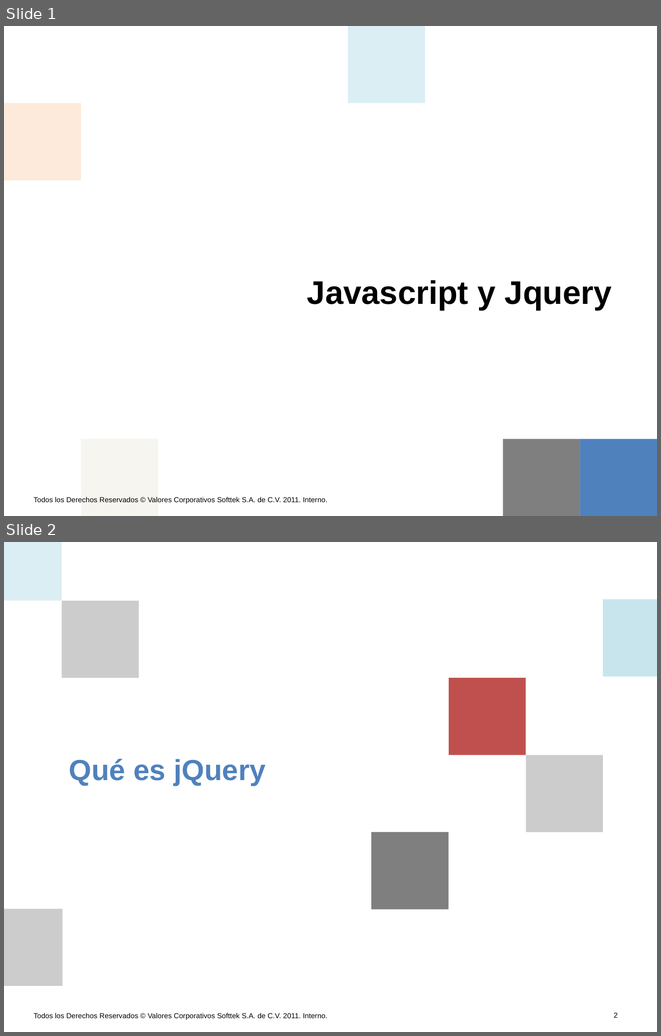
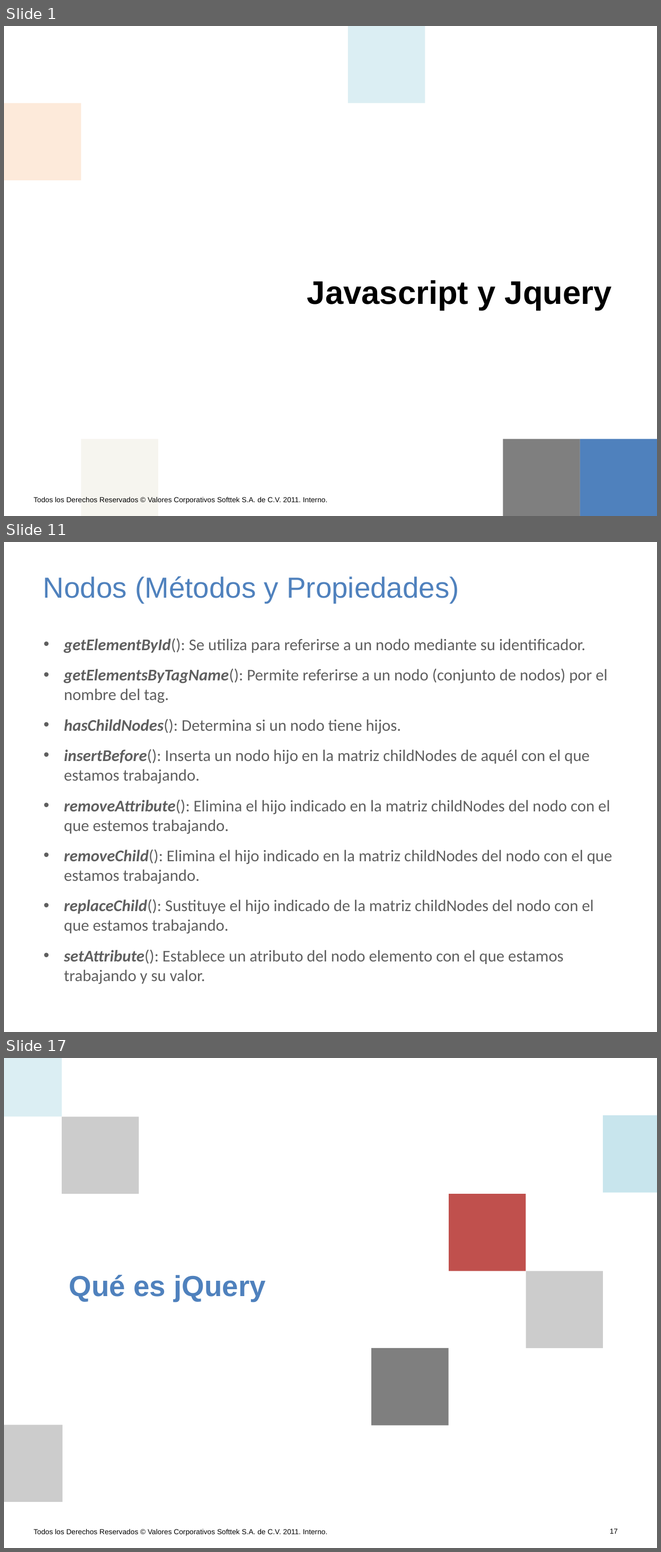
Before and after one commit to AlanNoboa/STKJavascriptJquery, a slide deck: Javascript y JQuery.pptx. Shown one above the other, each under a label of ours: slides 1 and 2 before the commit, slides 1, 11 and 17 after it; the slides between them are not shown. The pictures are 661x1036 and 661x1552 pixels, drawn with LibreOffice and Linux fonts; fonts in the diff are those of the drawing; background and template pictures are left out. Boxes give left, top, right and bottom in pixels: in the first picture for what was removed or moved away, otherwise in the second. Text is boxed around its words. In the diff, an @@ line names an element or a change of style, - is before the commit and + after.

Commit message:
PPT

```diff
--- a/Javascript y JQuery.pptx
+++ b/Javascript y JQuery.pptx
@@ slide 11 added at bbox=[4, 542, 657, 1032], background #FFFFFF @@
@@ title added at bbox=[43, 576, 459, 602], 32 pt, text #4F81BD @@
+Nodos (Métodos y Propiedades)
@@ text added at bbox=[64, 638, 612, 984], 18 pt, text #5F5F5F @@
+• getElementById(): Se utiliza para referirse a un nodo mediante su identificador.
+• getElementsByTagName(): Permite referirse a un nodo (conjunto de nodos) por el nombre del tag.
+• hasChildNodes(): Determina si un nodo tiene hijos.
+• insertBefore(): Inserta un nodo hijo en la matriz childNodes de aquél con el que estamos trabajando.
+• removeAttribute(): Elimina el hijo indicado en la matriz childNodes del nodo con el que estemos trabajando.
+• removeChild(): Elimina el hijo indicado en la matriz childNodes del nodo con el que estamos trabajando.
+• replaceChild(): Sustituye el hijo indicado de la matriz childNodes del nodo con el que estamos trabajando.
+• setAttribute(): Establece un atributo del nodo elemento con el que estamos trabajando y su valor.
@@ what was slide 2 is now slide 17 @@
@@ page number at bbox=[610, 1528, 618, 1533]: text changed @@
-2
+17
```
Also in this commit, not shown: 14 other slides added.
